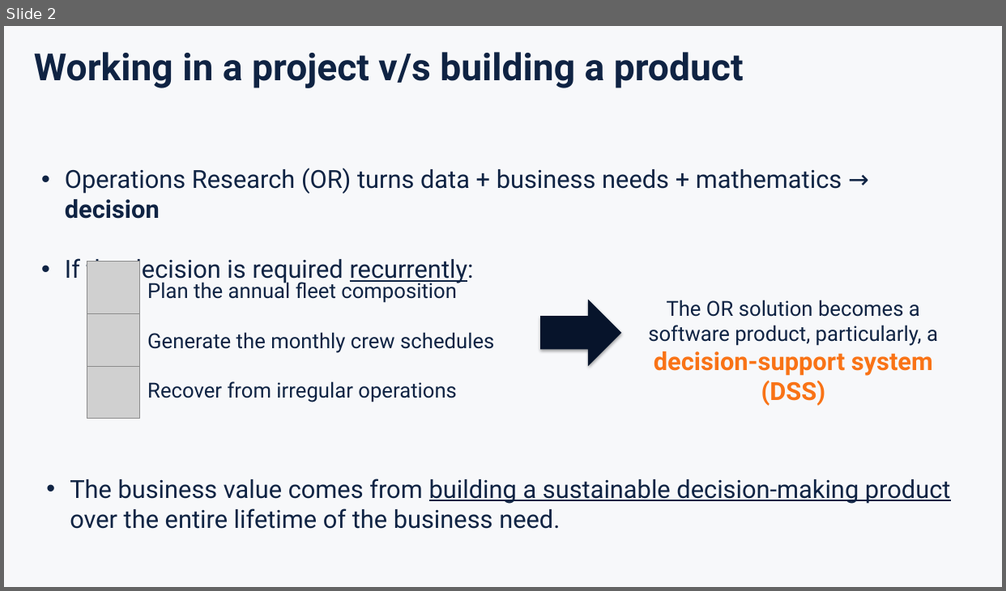
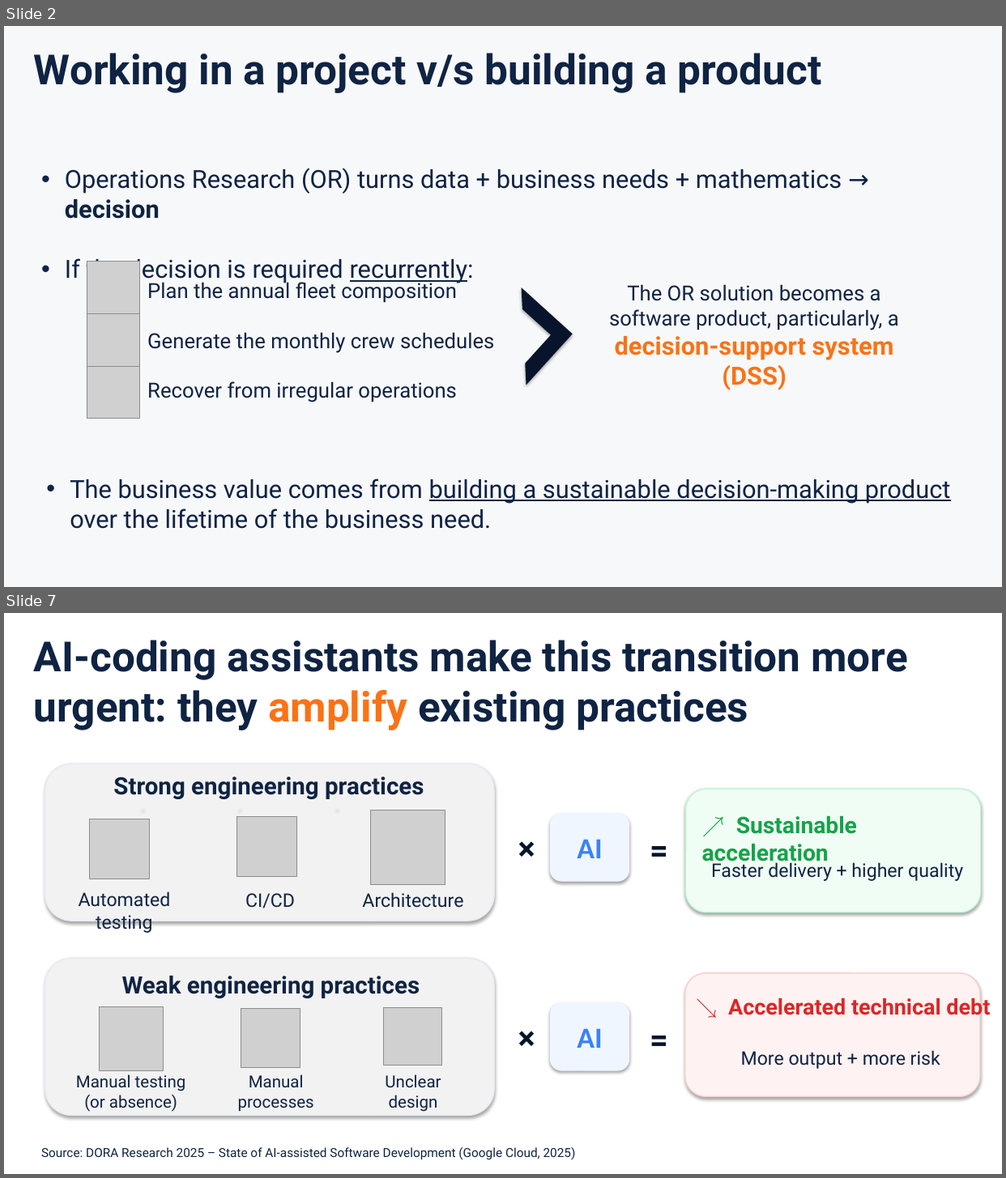
Before and after one commit to sefop/sefop-training-hub, a slide deck: workshops/2026-10-25-agifors-annual-symposium/agifors-sefop.pptx. Shown one above the other, each under a label of ours: slide 2 before the commit, slides 2 and 7 after it; the slides between them are not shown. The pictures are 1006x591 and 1006x1178 pixels, drawn with LibreOffice and Linux fonts; fonts in the diff are those of the drawing; grey boxes stand for pictures. Boxes give left, top, right and bottom in pixels: in the first picture for what was removed or moved away, otherwise in the second. Text is boxed around its words. In the diff, an @@ line names an element or a change of style, - is before the commit and + after.

```diff
--- a/workshops/2026-10-25-agifors-annual-symposium/agifors-sefop.pptx
+++ b/workshops/2026-10-25-agifors-annual-symposium/agifors-sefop.pptx
@@ slide 7 added at [4,613,1002,1174], background #FFFFFF @@
@@ text added at [34,640,907,730], 40 pt, text #0F2343, bold @@
+AI-coding assistants make this transition more urgent: they amplify existing practices
@@ rounded rectangle added at [45,764,494,922], fill #F2F2F2, outline #E6EBF2 1 pt @@
@@ text added at [113,777,424,799], 23 pt, text #0F2343, bold @@
+Strong engineering practices
@@ rounded rectangle added at [686,789,981,913], fill #F0FDF4, outline #BBF7D0 1 pt @@
@@ picture added at [89,820,149,879] @@
@@ rectangle added at [143,809,143,810], fill #E6EBF2, outline #E6EBF2 0.75 pt @@
@@ picture added at [236,817,296,877] @@
@@ rectangle added at [240,809,241,810], fill #E6EBF2, outline #E6EBF2 0.75 pt @@
@@ rectangle added at [337,809,338,810], fill #E6EBF2, outline #E6EBF2 0.75 pt @@
@@ picture added at [370,810,445,884] @@
@@ text added at [510,828,543,867], 31 pt, text #07142B, bold @@
+×
@@ rounded rectangle added at [551,814,629,881], fill #EFF6FF, outline #EFF6FF 1 pt, 28 pt, text #3B82F6, bold @@
+AI
@@ text added at [642,829,676,868], 31 pt, text #07142B, bold @@
+=
@@ text added at [702,816,857,867], 22 pt, text #16A34A, bold @@
+↗ Sustainable acceleration
@@ text added at [711,860,963,881], 18 pt, text #0F2343 @@
+Faster delivery + higher quality
@@ text added at [79,892,171,933], 18 pt, text #0F2343 @@
+Automated testing
@@ text added at [245,893,295,909], 18 pt, text #0F2343 @@
+CI/CD
@@ text added at [362,892,463,908], 18 pt, text #0F2343 @@
+Architecture
@@ rounded rectangle added at [45,959,494,1116], fill #F2F2F2, outline #E6EBF2 1 pt @@
@@ text added at [122,976,420,999], 23 pt, text #0F2343, bold @@
+Weak engineering practices
@@ rounded rectangle added at [685,973,980,1097], fill #FEF2F2, outline #FECACA 1 pt @@
@@ text added at [728,995,990,1020], 21 pt, text #DC2626, bold @@
+↘ Accelerated technical debt
@@ picture added at [99,1007,163,1071] @@
@@ picture added at [241,1009,300,1068] @@
@@ picture added at [384,1007,442,1066] @@
@@ text added at [510,1017,543,1056], 31 pt, text #07142B, bold @@
+×
@@ rounded rectangle added at [551,1003,629,1071], fill #EFF6FF, outline #EFF6FF 1 pt, 28 pt, text #3B82F6, bold @@
+AI
@@ text added at [642,1020,676,1059], 31 pt, text #07142B, bold @@
+=
@@ text added at [741,1050,940,1069], 18 pt, text #0F2343 @@
+More output + more risk
@@ text added at [76,1075,186,1112], 16 pt, text #0F2343 @@
+Manual testing
+(or absence)
@@ text added at [238,1075,314,1111], 16 pt, text #0F2343 @@
+Manual processes
@@ text added at [385,1075,441,1112], 16 pt, text #0F2343 @@
+Unclear design
@@ text added at [41,1148,576,1161], 12 pt, text #0F2343 @@
+Source: DORA Research 2025 – State of AI-assisted Software Development (Google Cloud, 2025)
@@ slide 2 changed as well @@
@@ text "Working in a project v/s ..." at [34,53,821,93]: size 36 to 40 pt @@
@@ half frame added at [475,288,572,386], fill #07142B @@
@@ text "The OR solution becomes a ...": place and size @@
-text "The OR solution becomes a ..." at [648,300,938,406]
+text "The OR solution becomes a ..." at [609,284,899,390]
@@ right arrow removed at [541,299,621,366] @@
@@ text at [70,479,951,529]: text changed @@
-• The business value comes from building a sustainable decision-making product over the entire lifetime of the business need.
+• The business value comes from building a sustainable decision-making product over the lifetime of the business need.
```
Also in this commit, not shown: 1 other slide changed, 9 other slides added, 11 slides removed, 1 other file.
